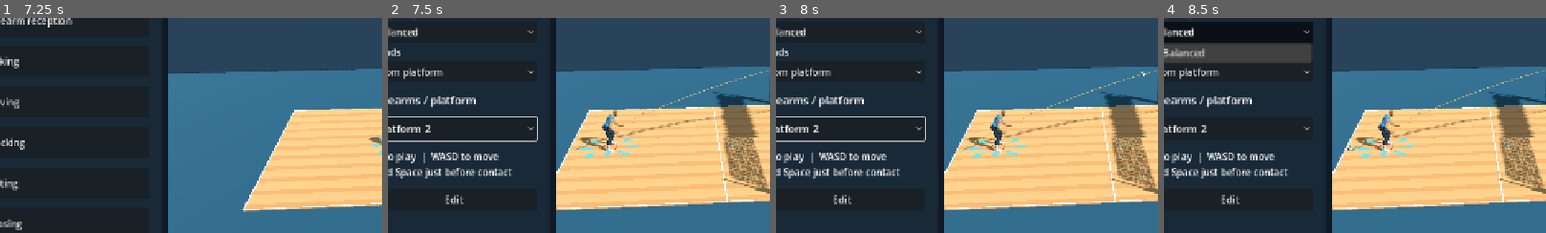
Above: before the commit, frames 1-4 (left to right).
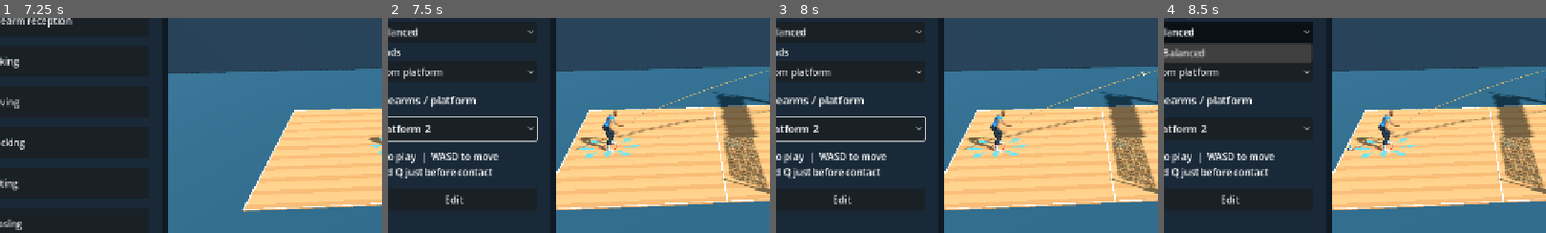
Above: after the commit, the same moments.

Repository: foreandr/volleyball
Game: Godot game, scene res://scenes/main.tscn
Two runs of this game, one before a commit and one after it. Both use one fixed random seed, a clock stepped at 60 frames per second and the inputs below.
Inputs:
- Up to frame 1 (7.25 s): click "Story" at 0.5 s; click "Back" at 1.25 s; click "Story" at 2 s; click "New" at 2.75 s; click "Back" at 3.5 s; click "New" at 4.25 s; click "Save" at 5 s; click "Back" at 5.75 s; click "Continue" at 6.5 s
- Up to frame 2 (7.5 s): click "Forearm reception" at 7.25 s
- Up to frame 3 (8 s): no input
- Up to frame 4 (8.5 s): click "Balanced" at 8 s
The pictures show only the part of the screen within x 6-56%, y 18-68%; the shares and areas given below are measured in that part.

Frame 1 is identical in both runs. In frame 2, 0.8% of the frame differs, in the area x 2-33%, y 69-75%; in frame 3, 0.8%; in frame 4, 0.8%.

Commit message:
Bind forearm reception to Q

Diff:
--- a/scripts/preview_player_control.gd
+++ b/scripts/preview_player_control.gd
@@ -127,7 +127,7 @@
 	sprint_requested = Input.is_physical_key_pressed(KEY_SHIFT)
 	var connected := Input.get_connected_joypads()
 	if not connected.is_empty(): sprint_requested = sprint_requested or Input.is_joy_button_pressed(connected[0],JOY_BUTTON_RIGHT_SHOULDER)
-	var holding := reception_drill_active() and not (focus is LineEdit or focus is TextEdit) and Input.is_physical_key_pressed(KEY_SPACE)
+	var holding := reception_drill_active() and not (focus is LineEdit or focus is TextEdit) and Input.is_physical_key_pressed(KEY_Q)
 	receive_hold = receive_hold+delta if holding else 0.0
 	if holding:
 		var actor: Node3D = page.preview_player
--- a/scripts/reception_timing_meter.gd
+++ b/scripts/reception_timing_meter.gd
@@ -27,11 +27,11 @@
 	flash = 0.0
 	hide()
 
-func update_timing(active: bool, progress: float, space_held: bool, result: int, delta: float) -> void:
+func update_timing(active: bool, progress: float, receive_held: bool, result: int, delta: float) -> void:
 	if not active:
 		hide()
 		return
-	holding = space_held
+	holding = receive_held
 	if result != grade:
 		flash = 1.0 if result == Timing.Grade.PERFECT else 0.0
 		result_time = 0.85
@@ -72,8 +72,8 @@
 		draw_rect(Rect2(green_zone.position,Vector2(track.size.x*(progress-zone_start),track.size.y)),GREEN)
 	var accent := GREEN if grade == Timing.Grade.PERFECT else Color.WHITE
 	var heading := "BALL INCOMING"
-	if holding: heading = "HOLDING SPACE"
-	elif progress >= 1.0-Timing.GREEN_END/Timing.APPROACH_WINDOW: heading = "HOLD SPACE"
+	if holding: heading = "HOLDING Q"
+	elif progress >= 1.0-Timing.GREEN_END/Timing.APPROACH_WINDOW: heading = "HOLD Q"
 	match grade:
 		Timing.Grade.PERFECT: heading = "PERFECT PASS"
 		Timing.Grade.EARLY: heading = "TOO EARLY"
--- a/scripts/story_animations.gd
+++ b/scripts/story_animations.gd
@@ -170,7 +170,7 @@
 	animation_list.item_selected.connect(preview_animation)
 	content.add_child(animation_list)
 	if category == "Forearm reception":
-		drill_status = label("F1 to play  |  WASD to move\nHold Space just before contact",16)
+		drill_status = label("F1 to play  |  WASD to move\nHold Q just before contact",16)
 		drill_status.autowrap_mode = TextServer.AUTOWRAP_WORD_SMART
 		content.add_child(drill_status)
 	edit_button = button("Edit",open_editor)
@@ -300,7 +300,7 @@
 		if preview_clock < previous:
 			ball_preview.reset_practice_serve()
 			timing_meter.reset_serve()
-			if in_control: drill_status.text = "Next serve  |  Hold Space just before contact"
+			if in_control: drill_status.text = "Next serve  |  Hold Q just before contact"
 		elif in_control:
 			ball_preview.try_practice_pass(previous,preview_clock,player_controls.receive_hold)
 			var floor_time: float = ball_preview.contact_time+ball_preview.practice_floor_time
@@ -310,7 +310,7 @@
 		ball_preview.update_practice_cone(timing_meter.visible,player_controls.receive_hold)
 		if not in_control:
 			preview_player.animator.seek(0.0,true)
-			drill_status.text = "F1 to play  |  WASD to move\nHold Space just before contact"
+			drill_status.text = "F1 to play  |  WASD to move\nHold Q just before contact"
 	else:
 		timing_meter.hide()
 		if not in_control: preview_player.animator.seek(ball_preview.animation_time(preview_clock),true)
@@ -392,7 +392,7 @@
 			if not (focus is LineEdit or focus is TextEdit) and not player_controls.active and angle_control.visible:
 				if angle_control.undo_placement(): get_viewport().set_input_as_handled()
 			return
-		if event.keycode in [KEY_Q,KEY_E]:
+		if event.keycode in [KEY_Q,KEY_E] and selected_category != "Forearm reception":
 			cycle_type(-1 if event.keycode == KEY_Q else 1)
 			get_viewport().set_input_as_handled()
 	if event is InputEventJoypadMotion and event.axis in [JOY_AXIS_TRIGGER_LEFT,JOY_AXIS_TRIGGER_RIGHT]:
